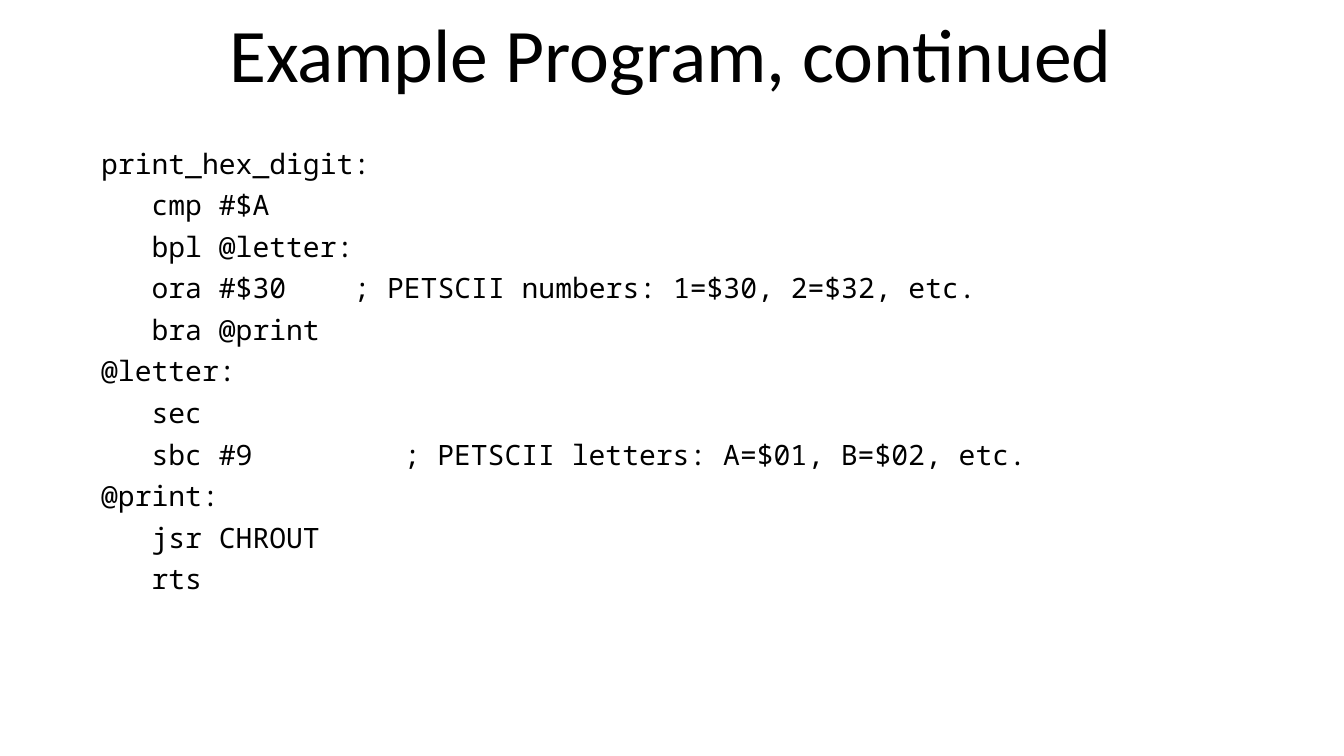
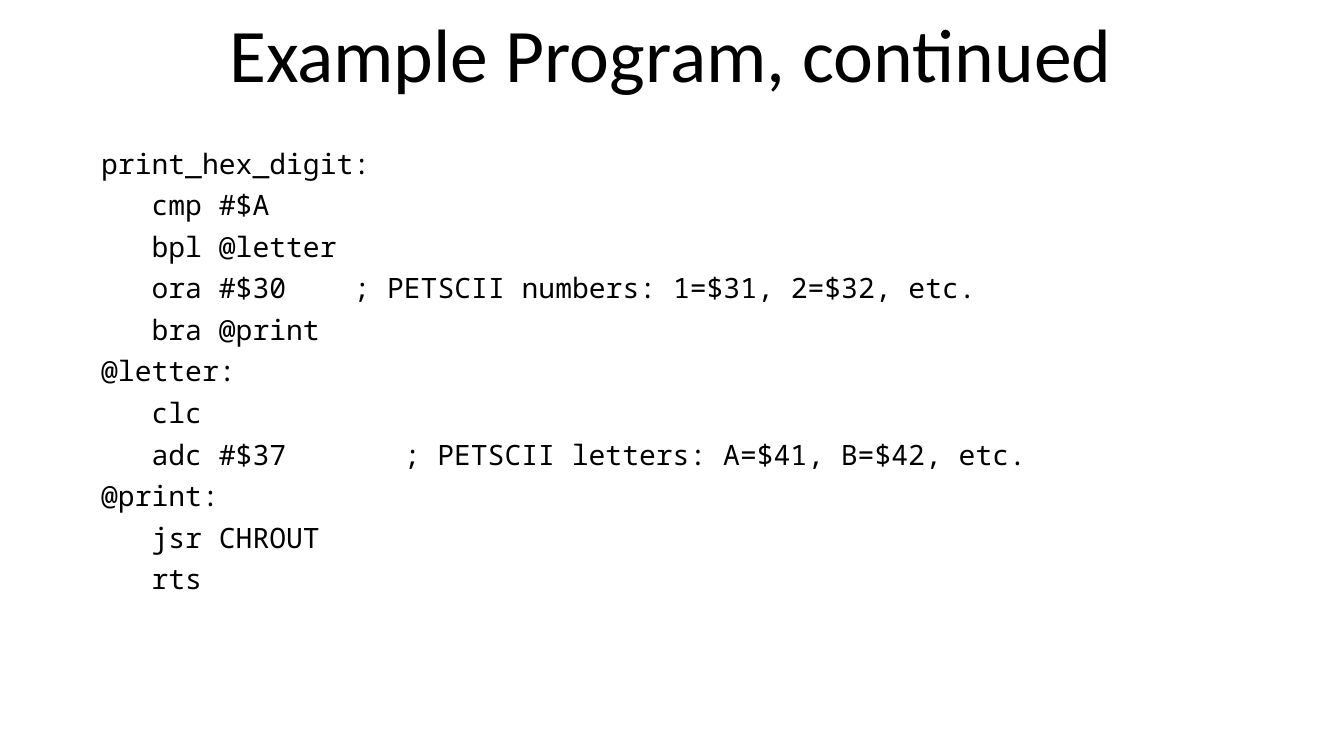
Before and after one commit to SlithyMatt/x16-assembly-tutorial, a slide deck: slide 17 of Lesson4/Lesson4.odp. Drawn at 1344x756 pixels with LibreOffice and Linux fonts; fonts in the diff are those of the drawing. Boxes give left, top, right and bottom in pixels: in the first picture for what was removed or moved away, otherwise in the second. Text is boxed around its words. In the diff, an @@ line names an element or a change of style, - is before the commit and + after.

Commit message:
Lesson 4 example working

```diff
--- a/Lesson4/Lesson4.odp
+++ b/Lesson4/Lesson4.odp
@@ text at bbox=[152, 235, 975, 302]: text changed @@
-bpl @letter:
-ora #$30 ; PETSCII numbers: 1=$30, 2=$32, etc.
+bpl @letter
+ora #$30 ; PETSCII numbers: 1=$31, 2=$32, etc.
@@ text at bbox=[152, 401, 1026, 469]: text changed @@
-sec
-sbc #9 ; PETSCII letters: A=$01, B=$02, etc.
+clc
+adc #$37 ; PETSCII letters: A=$41, B=$42, etc.
```
Also in this commit, not shown: 2 other slides changed, 2 other files.
